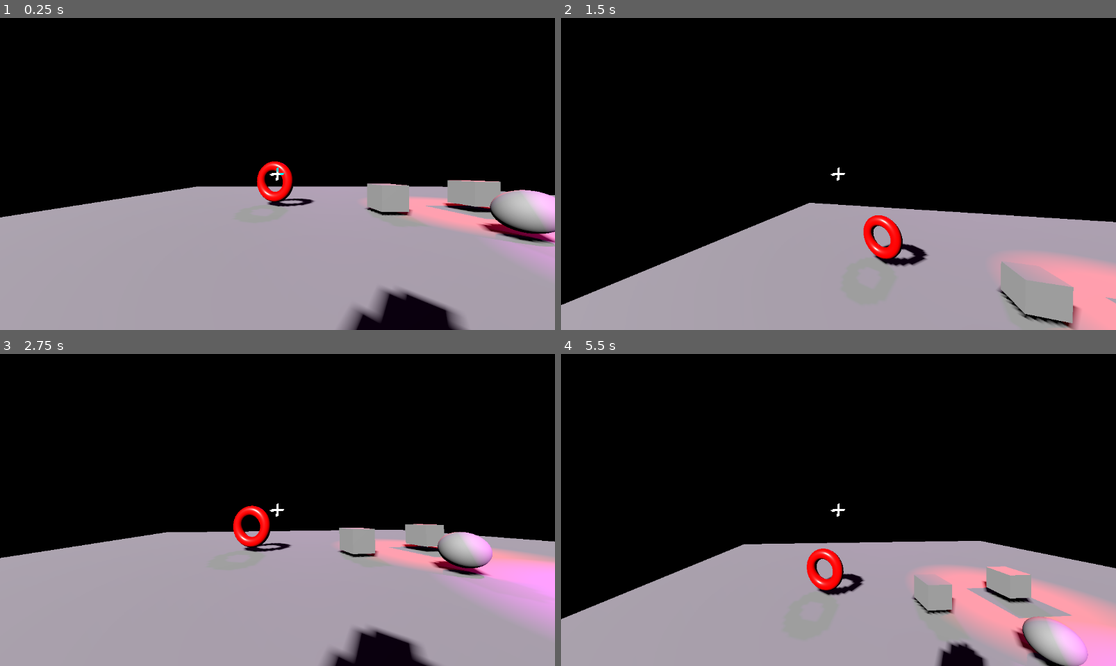
Above: before the commit, frames 1-4 (two rows, left to right).
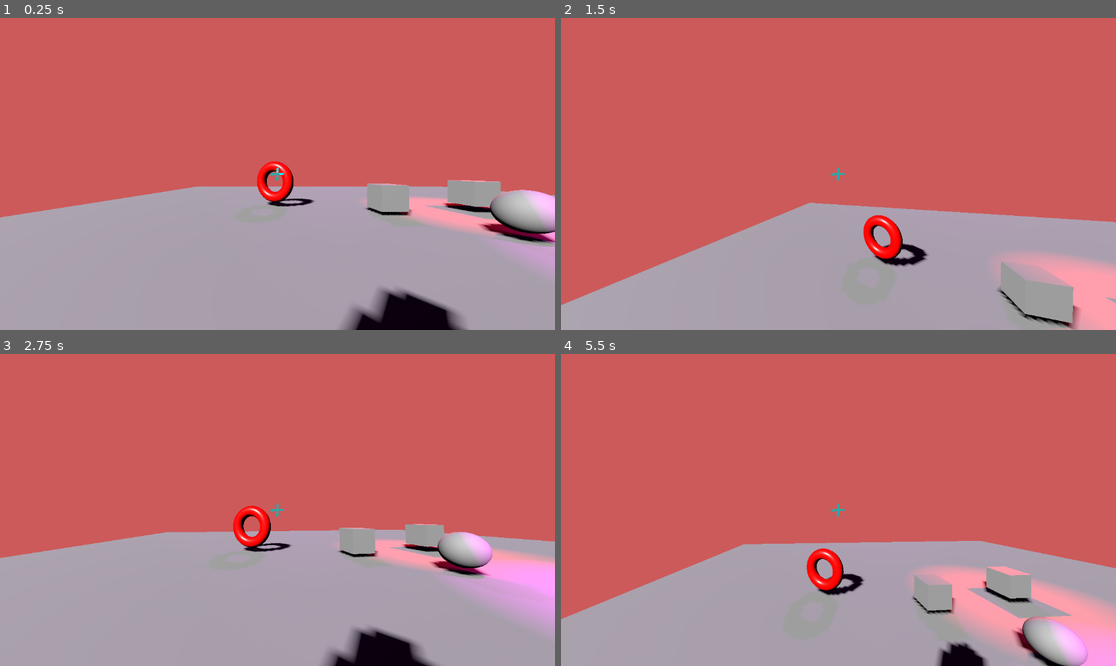
Above: after the commit, the same moments.

Repository: 1p6/Double-Cover
Game: Godot game, scene res://main.tscn
The game is run twice, just before and just after one commit, with the same random seed, the same clock (stepped at 60 frames per second) and the same inputs.
Inputs (mouse positions are in pixels of both pictures, inside the frame that each line leads up to):
- Up to frame 1 (0.25 s): no input
- Up to frame 2 (1.5 s): tap Enter at 0.5 s; move the mouse to (866, 174) at 0.52 s; move the mouse to (810, 174) at 1.27 s
- Up to frame 3 (2.75 s): move the mouse to (288, 503) at 2.02 s
- Up to frame 4 (5.5 s): tap Space at 2.75 s; move the mouse to (832, 516) at 2.77 s; move the mouse to (877, 513) at 3.52 s; move the mouse to (794, 506) at 4.27 s; tap Enter at 5 s; move the mouse to (844, 510) at 5.02 s

The runs differ from the first frame. In frame 1, 55% of the frame differs, in the area x 0-100%, y 0-64%; in frame 2, 68%, in the area x 0-100%, y 0-92%; in frame 3, 58%; in frame 4, 66%.

Commit message:
lighting things

Diff:
--- a/main.tscn
+++ b/main.tscn
@@ -25,6 +25,20 @@
 shader_parameter/worldB = SubResource("ViewportTexture_d6kdv")
 shader_parameter/quatShader = SubResource("ViewportTexture_0nl7y")
 shader_parameter/noiseTex = ExtResource("4_x800n")
+
+[sub_resource type="Environment" id="Environment_fuuqo"]
+background_mode = 1
+background_color = Color(0.8, 0.352, 0.352, 1)
+ambient_light_source = 1
+ambient_light_energy = 0.0
+reflected_light_source = 1
+
+[sub_resource type="Environment" id="Environment_mw0l0"]
+background_mode = 1
+background_color = Color(0.1863, 0.425385, 0.81, 1)
+ambient_light_source = 1
+ambient_light_color = Color(0.166667, 1, 0, 1)
+reflected_light_source = 1
 
 [sub_resource type="ViewportTexture" id="ViewportTexture_0nt08"]
 viewport_path = NodePath("Renderer/Quaternion")
@@ -145,13 +159,6 @@
 	pass
 "
 
-[sub_resource type="Environment" id="Environment_f8qqs"]
-background_mode = 1
-ambient_light_source = 3
-ambient_light_color = Color(1, 1, 1, 1)
-ambient_light_energy = 0.0
-reflected_light_source = 1
-
 [sub_resource type="SphereMesh" id="SphereMesh_6r5ep"]
 
 [sub_resource type="SphereShape3D" id="SphereShape3D_ehi5s"]
@@ -204,6 +211,7 @@
 autostart = true
 
 [node name="TextureRect" type="TextureRect" parent="Renderer"]
+light_mask = 0
 texture_filter = 1
 anchors_preset = -1
 anchor_left = 0.475
@@ -216,6 +224,7 @@
 stretch_mode = 5
 
 [node name="View" type="ColorRect" parent="Renderer"]
+light_mask = 0
 material = SubResource("ShaderMaterial_a1db4")
 anchors_preset = 15
 anchor_right = 1.0
@@ -228,6 +237,7 @@
 [node name="Camera3D" type="Camera3D" parent="Renderer/World A"]
 transform = Transform3D(1, 0, 0, 0, 1, 0, 0, 0, 1, -5.08965, 2.04016, 4.31808)
 cull_mask = 1048573
+environment = SubResource("Environment_fuuqo")
 fov = 90.0
 
 [node name="World B" type="SubViewport" parent="Renderer"]
@@ -235,6 +245,7 @@
 [node name="Camera3D" type="Camera3D" parent="Renderer/World B"]
 transform = Transform3D(1, 0, 0, 0, 1, 0, 0, 0, 1, -5.08965, 2.04016, 4.31808)
 cull_mask = 1048574
+environment = SubResource("Environment_mw0l0")
 fov = 90.0
 
 [node name="Quaternion" type="SubViewport" parent="Renderer"]
@@ -284,7 +295,6 @@
 transform = Transform3D(0.728957, 0.405172, -0.551777, -5.2079e-09, 0.806032, 0.591872, 0.68456, -0.431449, 0.587563, -7.51673, 4.41572, 8.26045)
 layers = 3
 light_energy = 2.0
-light_bake_mode = 0
 shadow_enabled = true
 sky_mode = 1
 
@@ -293,7 +303,6 @@
 layers = 3
 light_color = Color(0.866667, 0, 1, 1)
 light_energy = 0.02
-light_bake_mode = 0
 shadow_enabled = true
 sky_mode = 1
 
@@ -319,9 +328,6 @@
 light_cull_mask = 4294967294
 shadow_enabled = true
 
-[node name="WorldEnvironment" type="WorldEnvironment" parent="Lighting"]
-environment = SubResource("Environment_f8qqs")
-
 [node name="Geometry" type="Node3D" parent="."]
 
 [node name="Wall" parent="Geometry" instance=ExtResource("3_q5oyi")]
Not shown: 1 places in main.tscn that only renumber resources
